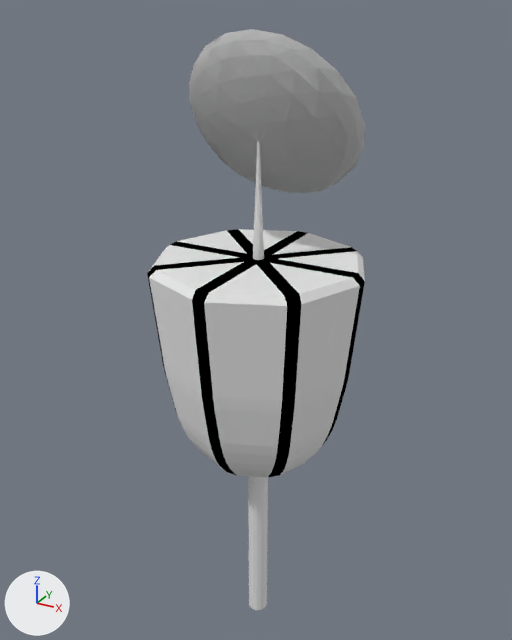
Two versions of the Blender file Assets/Models/Controller/controller.blend, one commit apart.
Before and after are seen from a 50 mm lens placed at (2.84, -5.2, 6.0), pointed at (-0.1, 0.14, 3.33). Lighting does not change. The marker at lower left points along +X, +Y and +Z.

Names of what the first picture shows: 'body', 'dish', 'pole', 'topPol'.
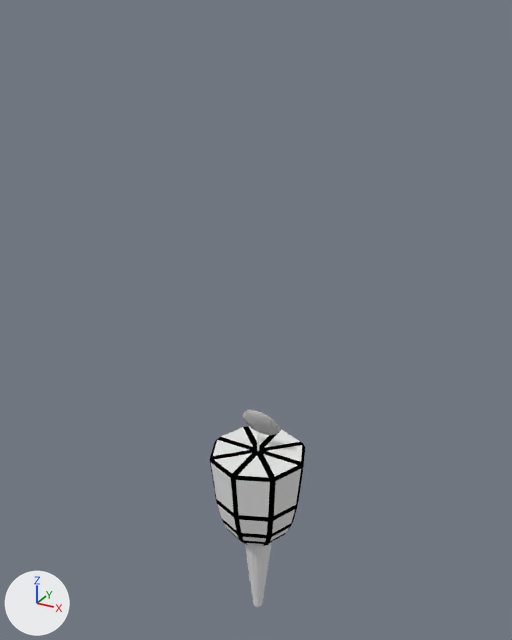
Where the newer file only moved an object's origin or applied its transform, the numbers keep the older frame.

Patch to the scene script:
```diff
--- a/Assets/Models/Controller/controller.blend.py
+++ b/Assets/Models/Controller/controller.blend.py
@@ me_icosphere @@
 me_icosphere.from_pydata(...)  # 324 vertices, 640 faces; spans x -1.0..1.0, y -1.0..1.0, z -0.42..0.0
 # used by ob_dish; parent = ob_empty; location = (0.0, 0.0, 5.0); rotation_euler = (2.094, 0.0, 0.0), in degrees (120, 0, 0); scale = (0.8, 0.8, 0.8)
+# me_icosphere part 1: the whole mesh is scaled about its middle by 0.25, then moved by (0.0, -2.98, 1.88)
 me_icosphere.materials.append(mat_controllerdish)
@@ me_cylinder_003 @@
 me_cylinder_003.from_pydata(...)  # 34 vertices, 48 faces; spans x -0.05..0.05, y -0.05..0.05, z 0.0..1.0
 # used by ob_toppol; parent = ob_empty; location = (0.0, 0.0, 4.0)
+# me_cylinder_003 part 2: the whole mesh is scaled about its middle by 0.25, then moved by (0.0, 0.0, -2.375)
@@ me_cylinder_002 @@
 # used by ob_pole; parent = ob_empty; location = (0.0, 0.0, 0.0)
-me_cylinder_002.from_pydata(...)  # 34 vertices, 48 faces; spans x -0.1..0.1, y -0.1..0.1, z 0.0..2.0
+me_cylinder_002.from_pydata(...)  # 34 vertices, 48 faces; spans x -0.16..0.16, y 0.0..1.0, z -0.16..0.16
+# me_cylinder_002 part 3: 33 of 34 vertices moved; they spanned x -0.1..0.1, y -0.1..0.1, z 0.0..2.0 and now span x -0.16..0.16, y 0.0..1.0, z -0.16..0.16; mean shift (0.0, 0.52, -1.03); largest move (0.0, 0.1, 2.0) -> (0.0, 1.0, -0.16)
@@ me_cylinder_001 @@
 me_cylinder_001.from_pydata(...)  # 176 vertices, 178 faces; spans x -0.97..0.97, y 0.0..2.0, z -0.97..0.97
 # used by ob_body; parent = ob_empty; location = (0.0, 2.0, 0.0)
+# me_cylinder_001 part 4: the whole mesh is turned -180 degrees about the y axis through the mesh origin and scaled by 0.5
 me_cylinder_001.materials.append(mat_controllerlines)
@@ ob_pole @@
 ob_pole.location = (0.0, 0.0, 0.0)
+ob_pole.rotation_euler = (1.571, 0.0, 0.0)  # degrees (90, 0, 0)
@@ ob_body @@
 ob_body.parent = ob_empty
-ob_body.location = (0.0, 2.0, 0.0)
+ob_body.matrix_parent_inverse = Matrix(((1.0, 0.0, 0.0, 0.0), (0.0, 0.0, 1.0, 0.0), (0.0, -1.0, 0.0, 0.0), (0.0, 0.0, 0.0, 1.0)))
+ob_body.location = (0.0, 0.0, 1.0)
+ob_body.rotation_euler = (1.571, 0.0, 0.0)  # degrees (90, 0, 0)
```

Boxes (x1, y1, x2, y2) around the edits, measured in the pictures (512 x 640 px):
'body', moved, turned: before (147, 229, 365, 478); after (210, 426, 305, 546)
'dish', mesh rescaled (79% narrower, 84% shorter): before (189, 29, 365, 193); after (243, 410, 280, 435)
'pole', reshaped, turned: before (248, 476, 268, 610); after (245, 543, 272, 607)
'topPol', mesh rescaled: before (253, 142, 264, 260); after (257, 431, 259, 451)
